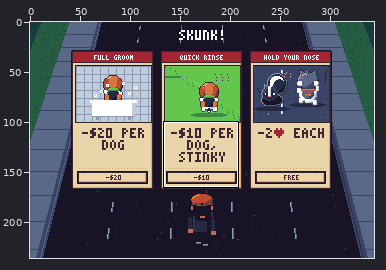
File history of a pixel-art file, art/help/help-cards.aseprite. Above: a wide view before the commit, with the close-up outlined.
Close-up. Before:
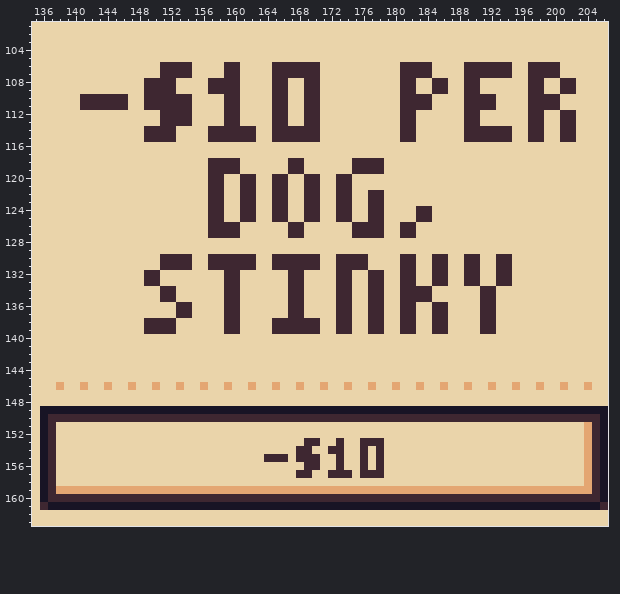
344x236 pixels, 1 frame. Shown: x 135..206, y 101..163. The commit also changed other parts of the picture, which this record leaves out.
New version:
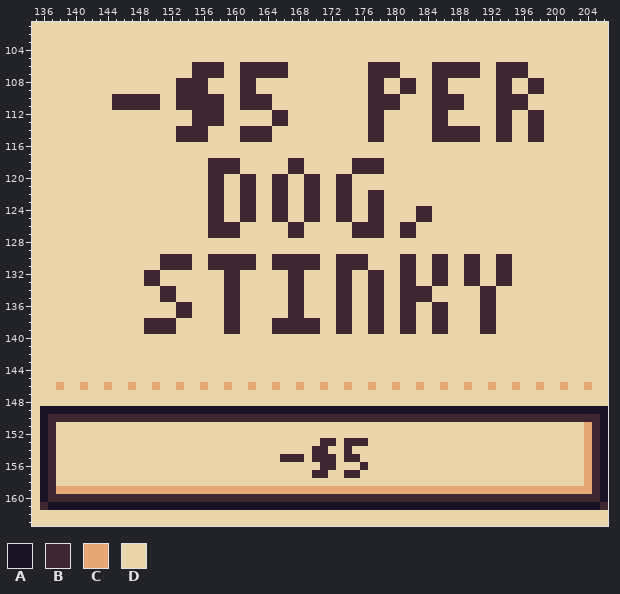
Palette (. is transparent): A #181425  B #3e2731  C #e4a672  D #ead4aa
Changes in this commit:
@@ x 135..206 @@
 105 DDDDDDDDDDDDDDDDDDDDDDDDDDDDDDDDDDDDDDDDDDDDDDDDDDDDDDDDDDDDDDDDDDDDDDDD
-106 DDDDDDDDDDDDDDDDBBBBDDDDBBDDDDBBBBBBDDDDDDDDDDBBBBDDDDBBBBBBDDBBBBDDDDDD
-107 DDDDDDDDDDDDDDDDBBBBDDDDBBDDDDBBBBBBDDDDDDDDDDBBBBDDDDBBBBBBDDBBBBDDDDDD
-108 DDDDDDDDDDDDDDBBBBDDDDBBBBDDDDBBDDBBDDDDDDDDDDBBDDBBDDBBDDDDDDBBDDBBDDDD
-109 DDDDDDDDDDDDDDBBBBDDDDBBBBDDDDBBDDBBDDDDDDDDDDBBDDBBDDBBDDDDDDBBDDBBDDDD
-110 DDDDDDBBBBBBDDBBBBBBDDDDBBDDDDBBDDBBDDDDDDDDDDBBBBDDDDBBBBDDDDBBBBDDDDDD
-111 DDDDDDBBBBBBDDBBBBBBDDDDBBDDDDBBDDBBDDDDDDDDDDBBBBDDDDBBBBDDDDBBBBDDDDDD
-112 DDDDDDDDDDDDDDDDBBBBDDDDBBDDDDBBDDBBDDDDDDDDDDBBDDDDDDBBDDDDDDBBDDBBDDDD
-113 DDDDDDDDDDDDDDDDBBBBDDDDBBDDDDBBDDBBDDDDDDDDDDBBDDDDDDBBDDDDDDBBDDBBDDDD
-114 DDDDDDDDDDDDDDBBBBDDDDBBBBBBDDBBBBBBDDDDDDDDDDBBDDDDDDBBBBBBDDBBDDBBDDDD
-115 DDDDDDDDDDDDDDBBBBDDDDBBBBBBDDBBBBBBDDDDDDDDDDBBDDDDDDBBBBBBDDBBDDBBDDDD
+106 DDDDDDDDDDDDDDDDDDDDBBBBDDBBBBBBDDDDDDDDDDBBBBDDDDBBBBBBDDBBBBDDDDDDDDDD
+107 DDDDDDDDDDDDDDDDDDDDBBBBDDBBBBBBDDDDDDDDDDBBBBDDDDBBBBBBDDBBBBDDDDDDDDDD
+108 DDDDDDDDDDDDDDDDDDBBBBDDDDBBDDDDDDDDDDDDDDBBDDBBDDBBDDDDDDBBDDBBDDDDDDDD
+109 DDDDDDDDDDDDDDDDDDBBBBDDDDBBDDDDDDDDDDDDDDBBDDBBDDBBDDDDDDBBDDBBDDDDDDDD
+110 DDDDDDDDDDBBBBBBDDBBBBBBDDBBBBDDDDDDDDDDDDBBBBDDDDBBBBDDDDBBBBDDDDDDDDDD
+111 DDDDDDDDDDBBBBBBDDBBBBBBDDBBBBDDDDDDDDDDDDBBBBDDDDBBBBDDDDBBBBDDDDDDDDDD
+112 DDDDDDDDDDDDDDDDDDDDBBBBDDDDDDBBDDDDDDDDDDBBDDDDDDBBDDDDDDBBDDBBDDDDDDDD
+113 DDDDDDDDDDDDDDDDDDDDBBBBDDDDDDBBDDDDDDDDDDBBDDDDDDBBDDDDDDBBDDBBDDDDDDDD
+114 DDDDDDDDDDDDDDDDDDBBBBDDDDBBBBDDDDDDDDDDDDBBDDDDDDBBBBBBDDBBDDBBDDDDDDDD
+115 DDDDDDDDDDDDDDDDDDBBBBDDDDBBBBDDDDDDDDDDDDBBDDDDDDBBBBBBDDBBDDBBDDDDDDDD
 116 DDDDDDDDDDDDDDDDDDDDDDDDDDDDDDDDDDDDDDDDDDDDDDDDDDDDDDDDDDDDDDDDDDDDDDDD
@@ x 162..180 @@
 152 DDDDDDDDDDDDDDDDDDD
-153 DDDDDDDBBDDBDDBBBDD
-154 DDDDDDBBDDBBDDBDBDD
-155 DDBBBDBBBDDBDDBDBDD
-156 DDDDDDDBBDDBDDBDBDD
-157 DDDDDDBBDDBBBDBBBDD
+153 DDDDDDDDDBBDBBBDDDD
+154 DDDDDDDDBBDDBDDDDDD
+155 DDDDBBBDBBBDBBDDDDD
+156 DDDDDDDDDBBDDDBDDDD
+157 DDDDDDDDBBDDBBDDDDD
 158 DDDDDDDDDDDDDDDDDDD
